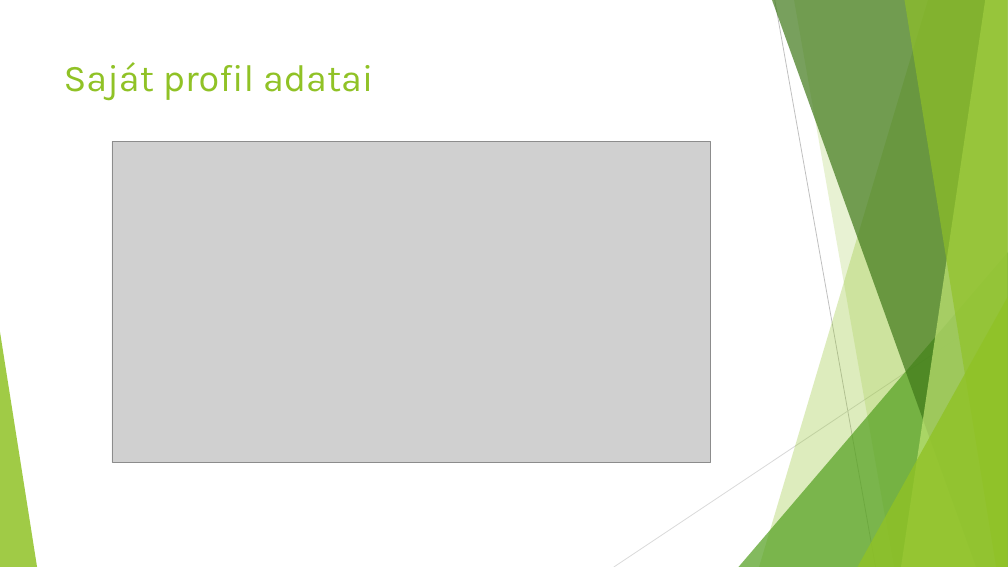
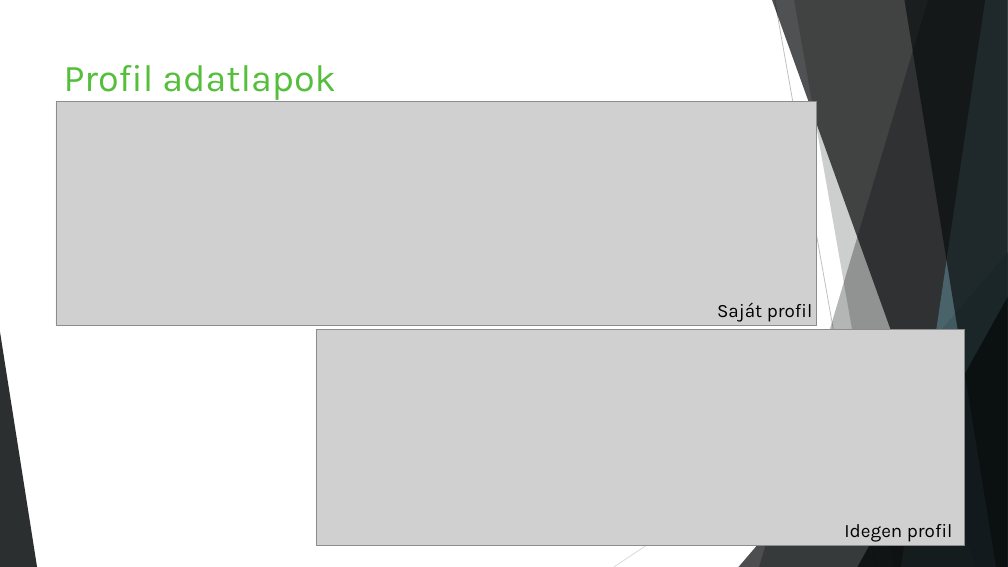
Before and after one commit to SzaboRichard01/2023_Zaroprojekt, a slide deck: slide 7 of ShineGym&Fit edzésterv és étrendösszeállító webalkalmazás Szabó Richárd - Híves Sebastian.pptx (slide 5 before the commit). Drawn at 1008x567 pixels with LibreOffice and Linux fonts; fonts in the diff are those of the drawing; grey boxes stand for pictures. Boxes give left, top, right and bottom in pixels: in the first picture for what was removed or moved away, otherwise in the second. Text is boxed around its words. In the diff, an @@ line names an element or a change of style, - is before the commit and + after.

Commit message:
ppt

```diff
--- a/ShineGym&Fit edzésterv és étrendösszeállító webalkalmazás Szabó Richárd - Híves Sebastian.pptx
+++ b/ShineGym&Fit edzésterv és étrendösszeállító webalkalmazás Szabó Richárd - Híves Sebastian.pptx
@@ freeform shape at box(759, 0, 1008, 567): fill #90C226 at 30% opacity to #080B0C at 30% opacity @@
@@ freeform shape at box(772, 0, 1008, 567): fill #3F7819 at 70% opacity to #060809 at 70% opacity @@
@@ freeform shape at box(794, 0, 1008, 567): fill #90C226 at 20% opacity to #080B0C at 20% opacity @@
@@ freeform shape at box(901, 0, 1008, 567): fill #C0E474 at 70% opacity to #567782 at 70% opacity @@
@@ freeform shape at box(904, 0, 1008, 567): fill #90C226 at 65% opacity to #080B0C at 65% opacity @@
@@ title at box(64, 65, 336, 100): text changed; text colour #90C226 to #55BE3B @@
-Saját profil adatai
+Profil adatlapok
@@ picture added at box(56, 102, 817, 326) @@
@@ picture removed at box(112, 141, 711, 462) @@
@@ triangle at box(739, 252, 1008, 567): fill #54A021 at 72% opacity to #080B0C at 72% opacity @@
@@ triangle at box(858, 297, 1008, 567): fill #90C226 at 80% opacity to #080B0C at 80% opacity @@
@@ text added at box(717, 303, 813, 322), 18 pt, text #000000 @@
+Saját profil
@@ triangle at box(0, 332, 37, 567): fill #90C226 at 85% opacity to #080B0C at 85% opacity @@
@@ picture added at box(317, 330, 965, 547) @@
@@ text added at box(844, 524, 953, 542), 18 pt, text #000000 @@
+Idegen profil
```
Also in this commit, not shown: 10 other slides changed, 1 slide added, 1 slide removed.
